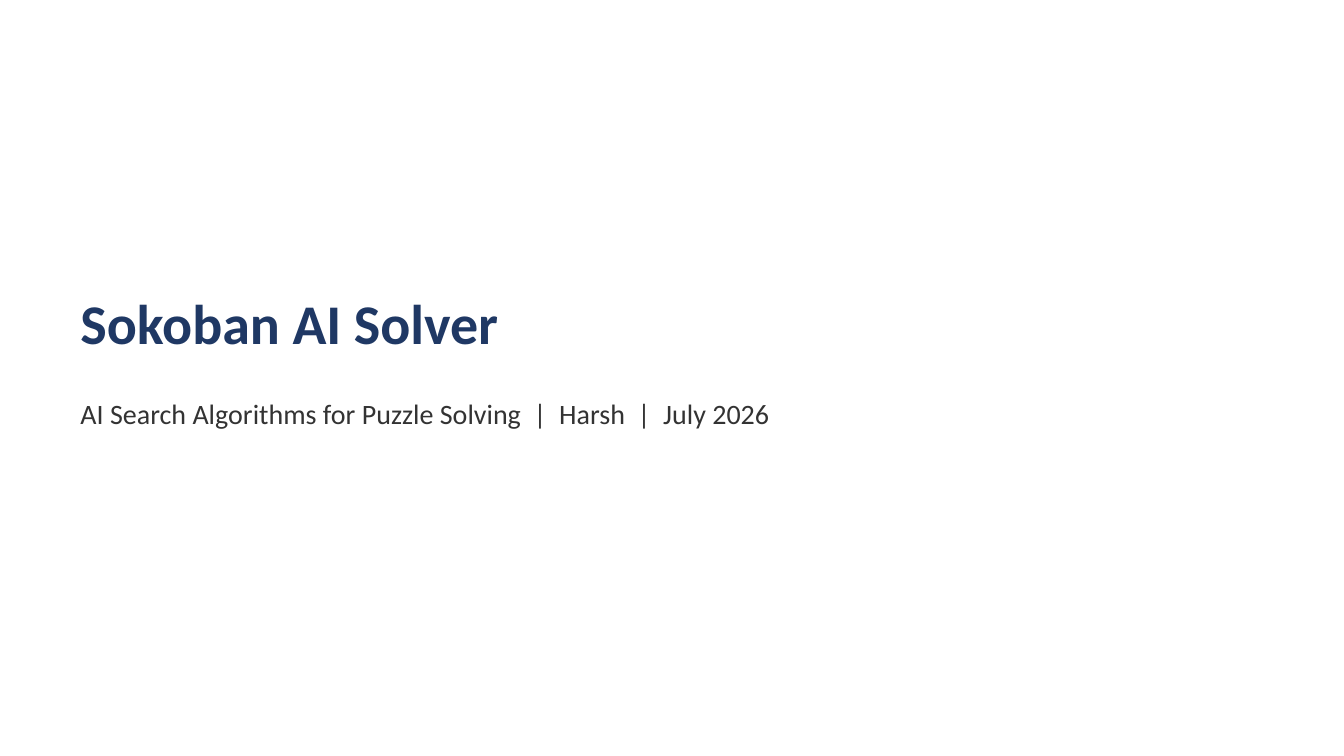
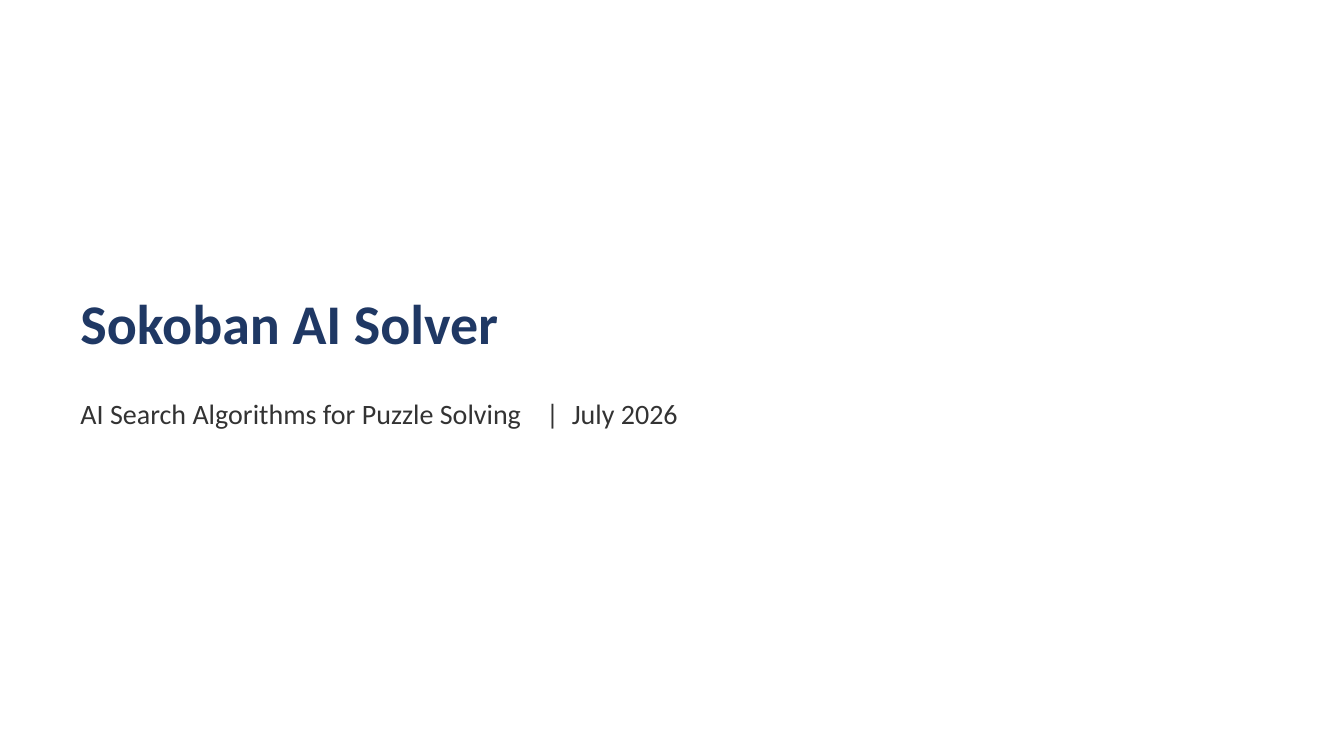
Before and after one commit to harshtripathi272/sokoban_solver, a slide deck: slide 1 of docs/Sokoban_AI_Solver.pptx. Drawn at 1344x756 pixels with LibreOffice and Linux fonts; fonts in the diff are those of the drawing. Boxes give left, top, right and bottom in pixels: in the first picture for what was removed or moved away, otherwise in the second. Text is boxed around its words. In the diff, an @@ line names an element or a change of style, - is before the commit and + after.

```diff
--- a/docs/Sokoban_AI_Solver.pptx
+++ b/docs/Sokoban_AI_Solver.pptx
@@ text at [80,404,678,429]: text changed @@
-AI Search Algorithms for Puzzle Solving | Harsh | July 2026
+AI Search Algorithms for Puzzle Solving | July 2026
```
Also in this commit, not shown: 1 other file.
